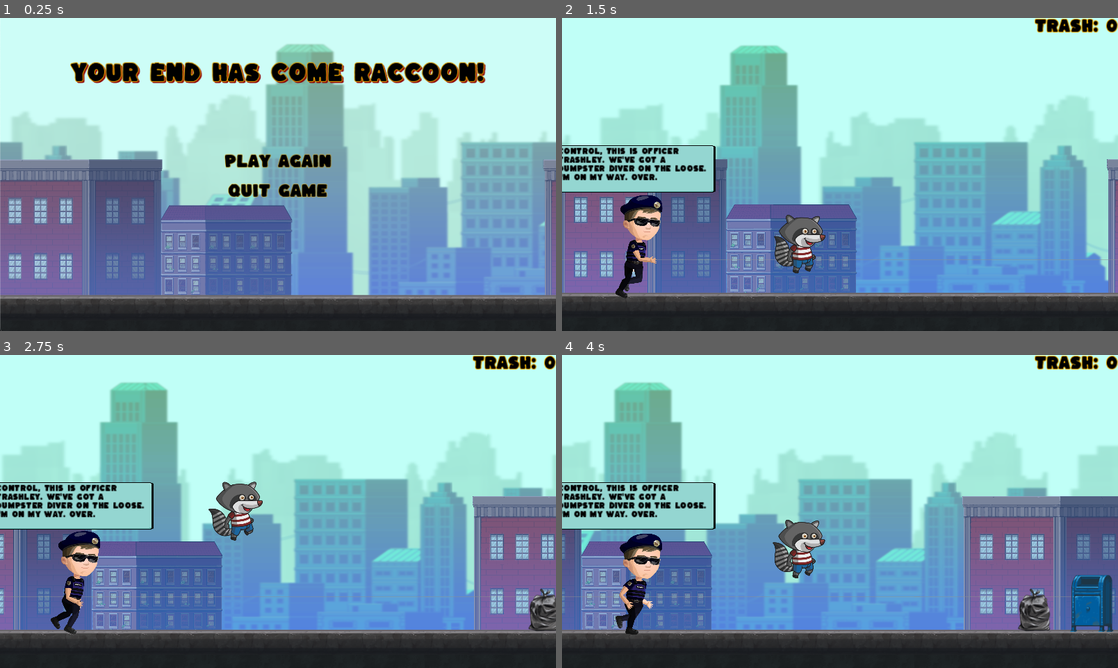
Above: before the commit, frames 1-4 (two rows, left to right).
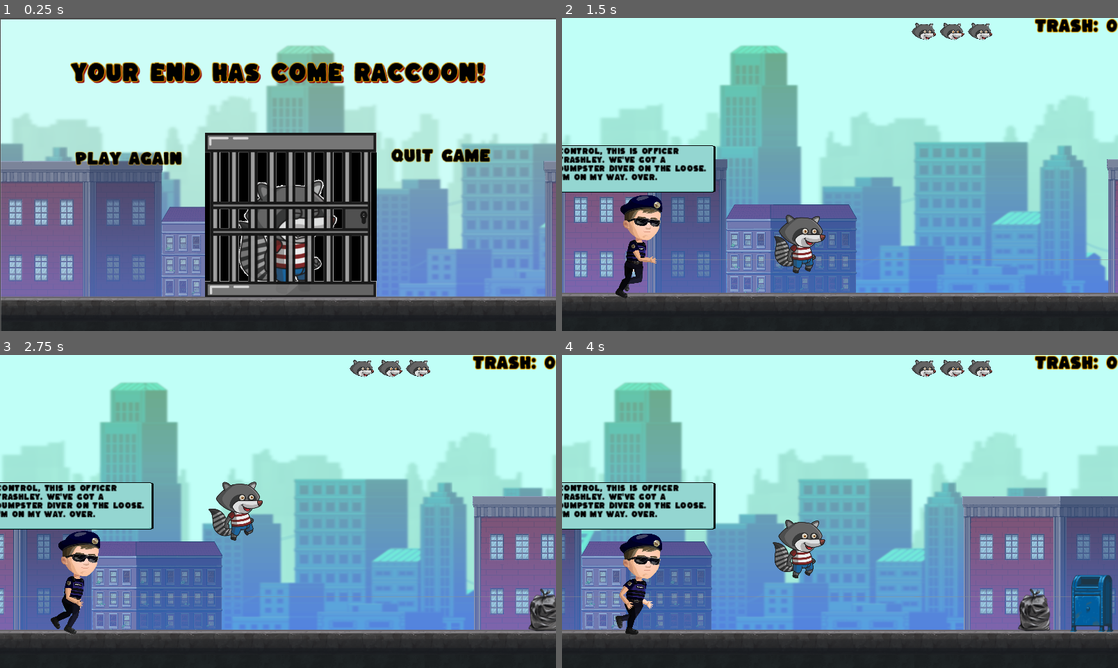
Above: after the commit, the same moments.

Repository: plagunas2/RaccoonBandit
Game: Godot game, scene res://Scenes/Menus/game_over_menu.tscn
Two runs of this game, one before a commit and one after it. Both use one fixed random seed, a clock stepped at 60 frames per second and the inputs below. This scene is started directly instead of the project's main scene. The engine's default icon, where the game draws it, is replaced by a stand-in: a white triangle on a blue panel in a dark square.
Inputs:
- Up to frame 1 (0.25 s): no input
- Up to frame 2 (1.5 s): click "Play Again" at 0.5 s; tap W (jump) at 1.35 s
- Up to frame 3 (2.75 s): tap W (jump) at 1.52, 1.82, 2.1, 2.27, 2.57 s
- Up to frame 4 (4 s): hold Down (down) 2.78-3.53 s; tap W (jump) at 2.85, 3.6, 3.77 s

The runs differ from the first frame. In frame 1, 23% of the frame differs, in the area x 0-100%, y 0-100%; in frame 2, 0.5%; in frame 3, 0.5%; in frame 4, 0.5%.

Commit message:
jail ending scene and lives counter UI w/ code edits(still not as functional)

Diff:
--- a/RaccoonBandit_prototype1/Character/player.gd
+++ b/RaccoonBandit_prototype1/Character/player.gd
@@ -9,6 +9,10 @@
 @onready var parallax = get_parent().get_node("ParallaxBackground")
 @onready var sound = get_parent().get_node("AudioStreamPlayer2D")
 
+@onready var hud = get_parent().get_node("HUD")
+
+signal final_death
+
 # Get the gravity from the project settings to be synced with RigidBody nodes.
 var gravity = ProjectSettings.get_setting("physics/2d/default_gravity")
 var has_double_jumped : bool = false
@@ -16,6 +20,10 @@
 var was_in_air : bool = false
 var is_dead : bool = false
 
+var lives=3:
+	set(value):
+		lives = value
+		hud.init_lives(lives)
 
 #[0] = x, [1] = y
 var home_position = Vector2(825.0, 860.0)
@@ -29,6 +37,7 @@
 	add_to_group("player")
 	magnet = false
 	bat = false
+	lives = 3
 	#connect("caught_by_police", Callable(self, "_on_caught_by_police"))
 
 func _on_police_attack():
@@ -37,8 +46,12 @@
 	is_dead = true
 	if is_on_floor():
 		dying()
-	else:
-		dying()
+		lives -= 1
+		if lives <= 0:
+			emit_signal("final_death")
+		else:
+			await get_tree().create_timer(2).timeout
+			respawn()
 		#explode midair animation
 		#dying_mid_air
 
@@ -119,6 +132,17 @@
 	animated_sprite.play("idle")
 	animation_locked = true
 
+func respawn():
+	print("respawned")
+	if is_dead == true:
+		is_dead = false
+		parallax.scroll_speed = 200
+		#process_mode = Node.PROCESS_MODE_INHERIT
+		jump()
+		_physics_process(character_positon)
+
+
+
 #func update_deadly_collision():
 	#if collide
 		#hurt animation(blink in and out) for 5 secs and invincible
--- a/RaccoonBandit_prototype1/Character/player.tscn
+++ b/RaccoonBandit_prototype1/Character/player.tscn
@@ -853,10 +853,8 @@
 [node name="AnimatedSprite2D" type="AnimatedSprite2D" parent="."]
 scale = Vector2(0.35, 0.35)
 sprite_frames = SubResource("SpriteFrames_57wnc")
-animation = &"Dying"
+animation = &"idle"
 autoplay = "idle"
-frame = 65
-frame_progress = 1.0
 
 [node name="CollisionShape2D" type="CollisionShape2D" parent="."]
 position = Vector2(4, 1)
--- a/RaccoonBandit_prototype1/HUD/HUD.gd
+++ b/RaccoonBandit_prototype1/HUD/HUD.gd
@@ -1,6 +1,9 @@
 extends CanvasLayer
 
 var trashcollected = 0
+
+@onready var lives = $Livecount
+var ulife_scene = preload("res://Scenes/u_ilives.tscn")
 
 signal score_6
 
@@ -11,10 +14,18 @@
 
 # Called every frame. 'delta' is the elapsed time since the previous frame.
 func _process(_delta):
-	$trashcount.text = "Trash: " + str(trashcollected)
+	$trashcount.text  = "Trash: " + str(trashcollected)
 
 func increase_score():
 	trashcollected += 1
 	if trashcollected % 6 == 0:
 		print("Score is 6, emitting signal")
 		emit_signal("score_6")
+
+func init_lives(amount):
+	for ul in $Livecount.get_children():
+		ul.queue_free()
+	for i in amount:
+		print("added child")
+		var ul = ulife_scene.instantiate()
+		$Livecount.add_child(ul)
--- a/RaccoonBandit_prototype1/HUD/hud.tscn
+++ b/RaccoonBandit_prototype1/HUD/hud.tscn
@@ -4,6 +4,7 @@
 
 [sub_resource type="SystemFont" id="SystemFont_f3v4l"]
 font_names = PackedStringArray("Impact")
+subpixel_positioning = 0
 
 [node name="HUD" type="CanvasLayer"]
 script = ExtResource("1_sif55")
@@ -21,3 +22,10 @@
 theme_override_fonts/font = SubResource("SystemFont_f3v4l")
 theme_override_font_sizes/font_size = 50
 text = "Trash: "
+
+[node name="Livecount" type="HBoxContainer" parent="."]
+offset_left = 1203.0
+offset_top = 8.0
+offset_right = 3093.0
+offset_bottom = 228.0
+scale = Vector2(0.3, 0.3)
--- a/RaccoonBandit_prototype1/NPC/npc.gd
+++ b/RaccoonBandit_prototype1/NPC/npc.gd
@@ -63,7 +63,9 @@
 		#character_state = CharacterState.CAUGHT
 		police_animated_sprite.play("attack")
 		emit_signal("police_attack")
-		_after_police_attack()
+		await get_tree().create_timer(3).timeout
+		reset_police_animation()
+		#_after_police_attack()
 
 func _after_police_attack():
 	var timer = get_tree().create_timer(2)
--- a/RaccoonBandit_prototype1/Scenes/Menus/game_over_menu.tscn
+++ b/RaccoonBandit_prototype1/Scenes/Menus/game_over_menu.tscn
@@ -1,8 +1,9 @@
-[gd_scene load_steps=7 format=3 uid="uid://cchg0xy6ahlqh"]
+[gd_scene load_steps=8 format=3 uid="uid://cchg0xy6ahlqh"]
 
 [ext_resource type="Script" path="res://Scenes/Menus/Game Over Menu.gd" id="1_7hun4"]
 [ext_resource type="Texture2D" uid="uid://bp43pmkrcu7uh" path="res://Assets/Background/Background_Layer_Combined.png" id="2_hg2pa"]
 [ext_resource type="FontFile" uid="uid://dumj75rt8ukae" path="res://Assets/Fonts/Kaph-Regular.ttf" id="3_t2t50"]
+[ext_resource type="Texture2D" uid="uid://cahasqhe1dbx2" path="res://image-1.png.png" id="4_pyx6w"]
 
 [sub_resource type="FontVariation" id="FontVariation_2ja0q"]
 base_font = ExtResource("3_t2t50")
@@ -27,35 +28,35 @@
 anchors_preset = 15
 anchor_right = 1.0
 anchor_bottom = 1.0
+offset_left = 2.0
+offset_top = 5.0
+offset_right = 2.0
+offset_bottom = 5.0
 grow_horizontal = 2
 grow_vertical = 2
 texture = ExtResource("2_hg2pa")
 expand_mode = 2
 
-[node name="MarginContainer" type="MarginContainer" parent="."]
+[node name="VBoxContainer" type="VBoxContainer" parent="."]
 layout_mode = 1
-anchors_preset = 15
+anchors_preset = 14
+anchor_top = 0.5
 anchor_right = 1.0
-anchor_bottom = 1.0
+anchor_bottom = 0.5
+offset_top = 309.5
+offset_bottom = -309.5
 grow_horizontal = 2
 grow_vertical = 2
-theme_override_constants/margin_left = 12
-theme_override_constants/margin_top = 12
-theme_override_constants/margin_right = 12
-theme_override_constants/margin_bottom = 12
-
-[node name="VBoxContainer" type="VBoxContainer" parent="MarginContainer"]
-layout_mode = 2
 theme_override_constants/separation = -350
 alignment = 1
 
-[node name="Separator2" type="Control" parent="MarginContainer/VBoxContainer"]
+[node name="Separator2" type="Control" parent="VBoxContainer"]
 layout_mode = 2
 
-[node name="Separator3" type="Control" parent="MarginContainer/VBoxContainer"]
+[node name="Separator3" type="Control" parent="VBoxContainer"]
 layout_mode = 2
 
-[node name="Label" type="Label" parent="MarginContainer/VBoxContainer"]
+[node name="Label" type="Label" parent="VBoxContainer"]
 layout_mode = 2
 theme_override_colors/font_color = Color(0, 0, 0, 1)
 theme_override_colors/font_shadow_color = Color(0.545098, 0, 0, 1)
@@ -69,19 +70,50 @@
 text = "YOUR END HAS COME RACCOON!"
 horizontal_alignment = 1
 
-[node name="HBoxContainer" type="HBoxContainer" parent="MarginContainer"]
-layout_mode = 2
+[node name="VBoxContainer2" type="VBoxContainer" parent="."]
+layout_mode = 1
+anchors_preset = -1
+anchor_left = 0.523
+anchor_top = 0.63
+anchor_right = 0.523
+anchor_bottom = 0.63
+offset_left = -296.16
+offset_top = -426.4
+offset_right = 99.84
+offset_bottom = 141.6
+grow_horizontal = 2
+grow_vertical = 0
+scale = Vector2(1.5, 1.5)
+size_flags_horizontal = 0
+size_flags_vertical = 8
 alignment = 1
 
-[node name="VBoxContainer" type="VBoxContainer" parent="MarginContainer/HBoxContainer"]
+[node name="TextureRect" type="TextureRect" parent="VBoxContainer2"]
 layout_mode = 2
+size_flags_horizontal = 0
+size_flags_vertical = 0
+texture = ExtResource("4_pyx6w")
+
+[node name="VBoxContainer3" type="VBoxContainer" parent="."]
+layout_mode = 2
+anchor_left = 0.232
+anchor_top = 0.444
+anchor_right = 0.232
+anchor_bottom = 0.444
+offset_left = -225.44
+offset_top = -103.52
+offset_right = 223.56
+offset_bottom = 104.48
+size_flags_horizontal = 4
+size_flags_vertical = 4
+focus_neighbor_bottom = NodePath("../VBoxContainer2")
 theme_override_constants/separation = 17
 alignment = 1
 
-[node name="Separator2" type="Control" parent="MarginContainer/HBoxContainer/VBoxContainer"]
+[node name="Separator2" type="Control" parent="VBoxContainer3"]
 layout_mode = 2
 
-[node name="Retry" type="Button" parent="MarginContainer/HBoxContainer/VBoxContainer"]
+[node name="Retry" type="Button" parent="VBoxContainer3"]
 custom_minimum_size = Vector2(120, 32)
 layout_mode = 2
 size_flags_horizontal = 4
@@ -94,10 +126,29 @@
 text = "Play Again"
 flat = true
 
-[node name="Separator3" type="Control" parent="MarginContainer/HBoxContainer/VBoxContainer"]
+[node name="VBoxContainer4" type="VBoxContainer" parent="."]
+layout_mode = 1
+anchors_preset = -1
+anchor_left = 0.793
+anchor_top = 0.435
+anchor_right = 0.793
+anchor_bottom = 0.435
+offset_left = -340.56
+offset_top = -127.8
+offset_right = 341.44
+offset_bottom = 128.2
+grow_horizontal = 0
+grow_vertical = 2
+size_flags_horizontal = 8
+size_flags_vertical = 4
+focus_neighbor_bottom = NodePath("../VBoxContainer2")
+theme_override_constants/separation = 17
+alignment = 1
+
+[node name="Separator3" type="Control" parent="VBoxContainer4"]
 layout_mode = 2
 
-[node name="Quit" type="Button" parent="MarginContainer/HBoxContainer/VBoxContainer"]
+[node name="Quit" type="Button" parent="VBoxContainer4"]
 custom_minimum_size = Vector2(120, 32)
 layout_mode = 2
 size_flags_horizontal = 4
@@ -110,5 +161,34 @@
 text = "Quit Game"
 flat = true
 
-[connection signal="pressed" from="MarginContainer/HBoxContainer/VBoxContainer/Retry" to="." method="_on_retry_pressed"]
-[connection signal="pressed" from="MarginContainer/HBoxContainer/VBoxContainer/Quit" to="." method="_on_quit_pressed"]
+[node name="MarginContainer" type="MarginContainer" parent="."]
+visible = false
+layout_mode = 1
+anchors_preset = 15
+anchor_right = 1.0
+anchor_bottom = 1.0
+grow_horizontal = 2
+grow_vertical = 2
+theme_override_constants/margin_left = 12
+theme_override_constants/margin_top = 12
+theme_override_constants/margin_right = 12
+theme_override_constants/margin_bottom = 12
+
+[node name="HBoxContainer" type="HBoxContainer" parent="."]
+visible = false
+layout_mode = 1
+anchors_preset = -1
+anchor_left = 0.5
+anchor_top = 0.351
+anchor_right = 0.52
+anchor_bottom = 0.361
+offset_left = -798.0
+offset_top = 3.91999
+offset_right = 575.6
+offset_bottom = 263.12
+grow_horizontal = 2
+grow_vertical = 2
+alignment = 1
+
+[connection signal="pressed" from="VBoxContainer3/Retry" to="." method="_on_retry_pressed"]
+[connection signal="pressed" from="VBoxContainer4/Quit" to="." method="_on_quit_pressed"]
--- a/RaccoonBandit_prototype1/Scenes/npc_player_connection.gd
+++ b/RaccoonBandit_prototype1/Scenes/npc_player_connection.gd
@@ -14,6 +14,7 @@
 
 	npc.connect("police_attack", Callable(player, "_on_police_attack"))
 	HUD.connect("score_6", Callable(npc, "_on_score_6"))
+	player.connect("final_death", Callable(npc, "_after_police_attack"))
 
 # Called every frame. 'delta' is the elapsed time since the previous frame.
 func _process(_delta):
--- /dev/null
+++ b/RaccoonBandit_prototype1/Scenes/u_ilives.tscn
@@ -0,0 +1,15 @@
+[gd_scene load_steps=2 format=3 uid="uid://dc63v5rsqbj8x"]
+
+[ext_resource type="Texture2D" uid="uid://cv7b6hefmu0lo" path="res://Assets/Raccoon/PNG/Vector Parts/Full Head copy.png" id="1_rsqoj"]
+
+[node name="UIlives" type="TextureRect"]
+anchors_preset = 1
+anchor_left = 1.0
+anchor_right = 1.0
+offset_left = -495.0
+offset_top = 9.0
+offset_right = -175.0
+offset_bottom = 269.0
+grow_horizontal = 0
+scale = Vector2(0.3, 0.3)
+texture = ExtResource("1_rsqoj")
Binary file added: RaccoonBandit_prototype1/Assets/Raccoon/PNG/Vector Parts/Full Head copy.png
Not shown, added: RaccoonBandit_prototype1/Assets/Raccoon/PNG/Vector Parts/Full Head copy.png.import
Not shown: 1 places in RaccoonBandit_prototype1/Scenes/test_level_pt2.tscn that only renumber resources
Binary file added: RaccoonBandit_prototype1/image-1.png.png
Not shown, added: RaccoonBandit_prototype1/image-1.png.png.import
Not shown, added: RaccoonBandit_prototype1/Assets/Raccoon/PNG/.DS_Store
Not shown, added: RaccoonBandit_prototype1/Assets/Raccoon/PNG/PNG Sequences/.DS_Store
Not shown, added: RaccoonBandit_prototype1/Assets/Raccoon/PNG/PNG Sequences/Hurt/.DS_Store
Not shown, added: RaccoonBandit_prototype1/Assets/Raccoon/PNG/Vector Parts/.DS_Store
Not shown, added: RaccoonBandit_prototype1/Scenes/Menus/image-20240221-030615.piskel
